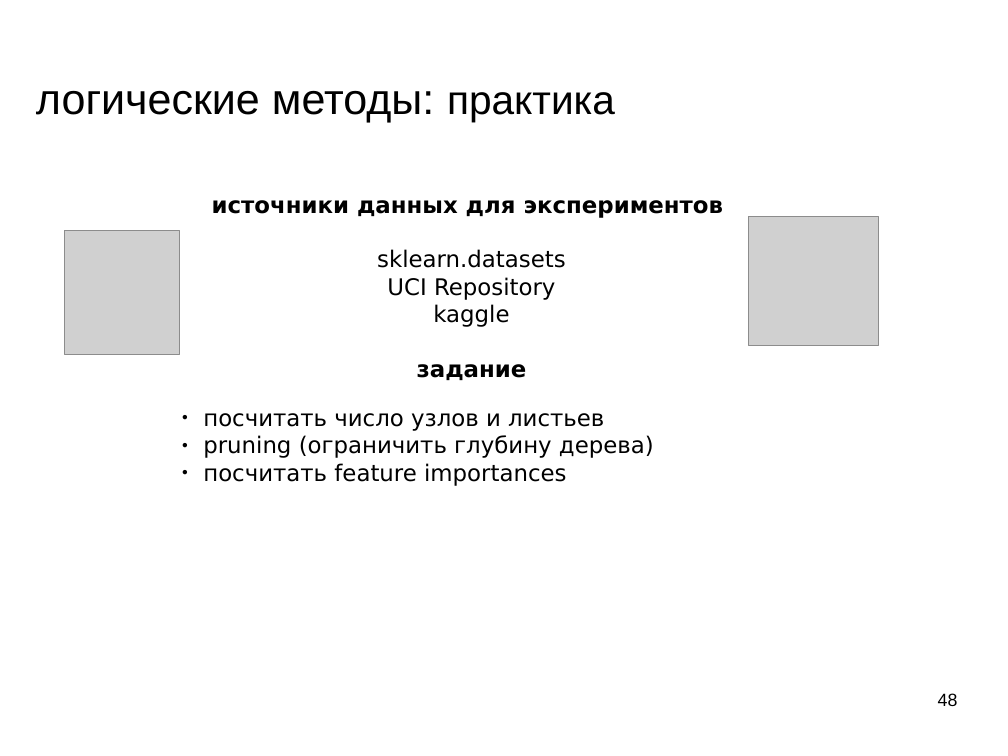
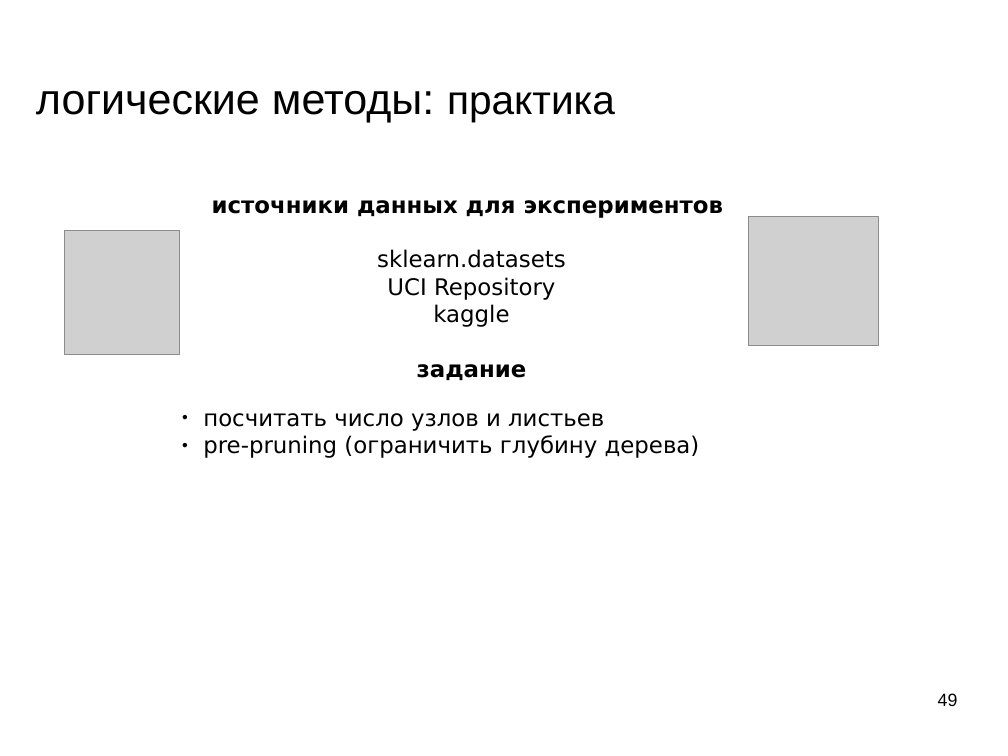
Before and after one commit to mechanoid5/ml_lectorium_legacy, a slide deck: slide 49 of 08-logical.odp (slide 48 before the commit). Drawn at 1008x756 pixels with LibreOffice and Linux fonts; fonts in the diff are those of the drawing; grey boxes stand for pictures; background and template pictures are left out. Boxes give left, top, right and bottom in pixels: in the first picture for what was removed or moved away, otherwise in the second. Text is boxed around its words. In the diff, an @@ line names an element or a change of style, - is before the commit and + after.

```diff
--- a/08-logical.odp
+++ b/08-logical.odp
@@ text at [203, 435, 700, 458]: text changed @@
-● pruning (ограничить глубину дерева)
-● посчитать feature importances
+● pre-pruning (ограничить глубину дерева)
@@ page number at [938, 693, 958, 706]: text changed @@
-48
+49
```
Also in this commit, not shown: 6 other slides changed, 2 slides added, 1 slide removed, 4 other files.
